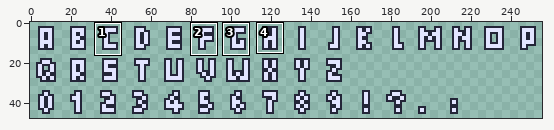
Pixel-art file -- assets/font.aseprite. The picture above shows the old version from afar; the outline marks the close-up.
Close-up. As it was:
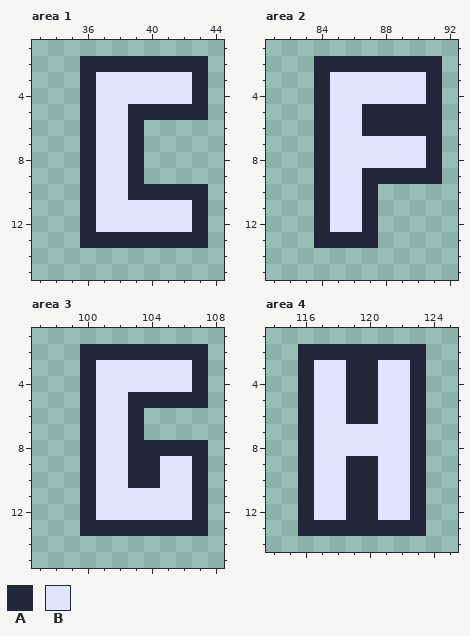
256x48 pixels, 1 frame. Shown: area 1: x 33..44, y 1..15; area 2: x 81..92, y 1..15; area 3: x 97..108, y 1..15; area 4: x 114..125, y 1..14. The commit also changed other parts of the picture, which this record leaves out.
Palette (. is transparent): A #232538  B #e2e4ff
Pixels before, area 1, first column x 36:
 2 AAAAAAAA
 3 ABBBBBBA
 4 ABBBBBBA
 5 ABBAAAAA
 6 ABBA....
 7 ABBA....
 8 ABBA....
 9 ABBA....
10 ABBAAAAA
11 ABBBBBBA
12 ABBBBBBA
13 AAAAAAAA
Pixels before, area 2, first column x 84:
 2 AAAAAAAA
 3 ABBBBBBA
 4 ABBBBBBA
 5 ABBAAAAA
 6 ABBAAAAA
 7 ABBBBBBA
 8 ABBBBBBA
 9 ABBAAAAA
10 ABBA....
11 ABBA....
12 ABBA....
13 AAAA....
Pixels before, area 3, first column x 100:
 2 AAAAAAAA
 3 ABBBBBBA
 4 ABBBBBBA
 5 ABBAAAAA
 6 ABBA....
 7 ABBA....
 8 ABBAAAAA
 9 ABBAABBA
10 ABBAABBA
11 ABBBBBBA
12 ABBBBBBA
13 AAAAAAAA
Pixels before, area 4, first column x 116:
 2 AAAAAAAA
 3 ABBAABBA
 4 ABBAABBA
 5 ABBAABBA
 6 ABBAABBA
 7 ABBBBBBA
 8 ABBBBBBA
 9 ABBAABBA
10 ABBAABBA
11 ABBAABBA
12 ABBAABBA
13 AAAAAAAA
The result:
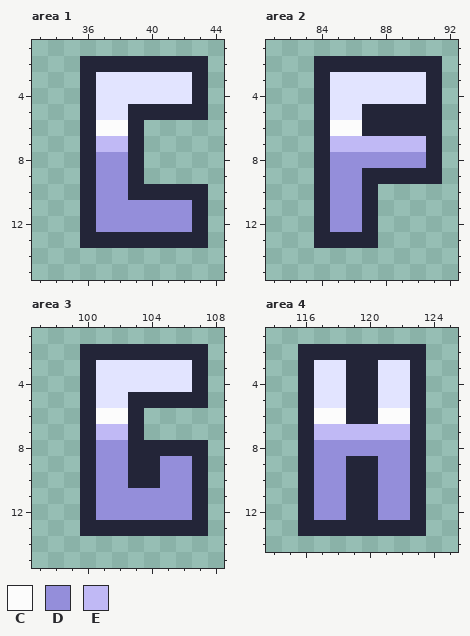
Colours new in this view: C #fcfcfc  D #948eda  E #c0b9f5
Diff:
Area 1:
y 6: x 37..38 BB -> CC
y 7: x 37..38 BB -> EE
y 8..10: x 37..38 BB -> DD
y 11..12: x 37..42 BBBBBB -> DDDDDD
Area 2:
y 6: x 85..86 BB -> CC
y 7: x 85..90 BBBBBB -> EEEEEE
y 8: x 85..90 BBBBBB -> DDDDDD
y 9..12: x 85..86 BB -> DD
Area 3:
y 6: x 101..102 BB -> CC
y 7: x 101..102 BB -> EE
y 8: x 101..102 BB -> DD
y 9..10: x 101..102 BB -> DD; x 105..106 BB -> DD
y 11..12: x 101..106 BBBBBB -> DDDDDD
Area 4:
y 6: x 117..118 BB -> CC; x 121..122 BB -> CC
y 7: x 117..122 BBBBBB -> EEEEEE
y 8: x 117..122 BBBBBB -> DDDDDD
y 9..12: x 117..118 BB -> DD; x 121..122 BB -> DD
